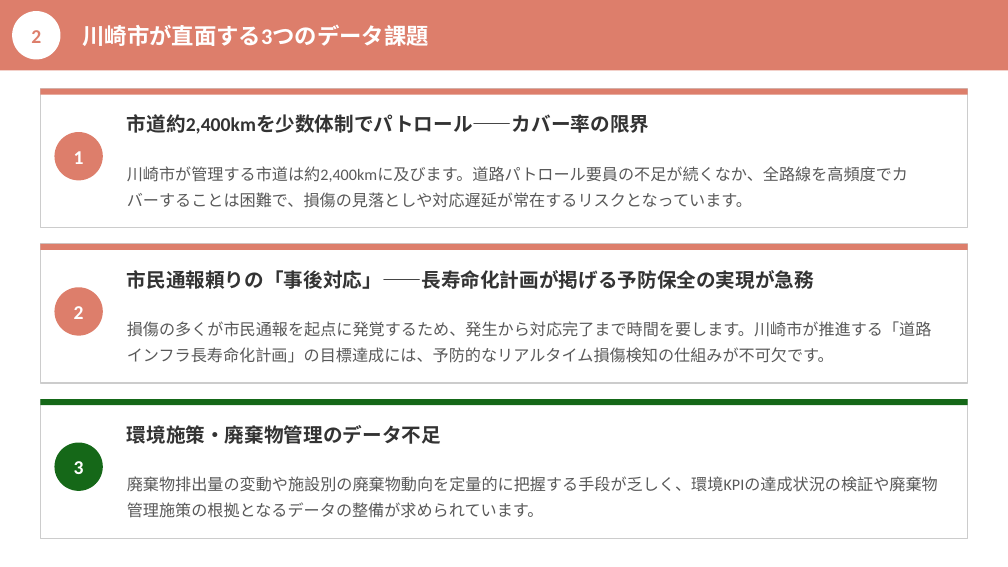
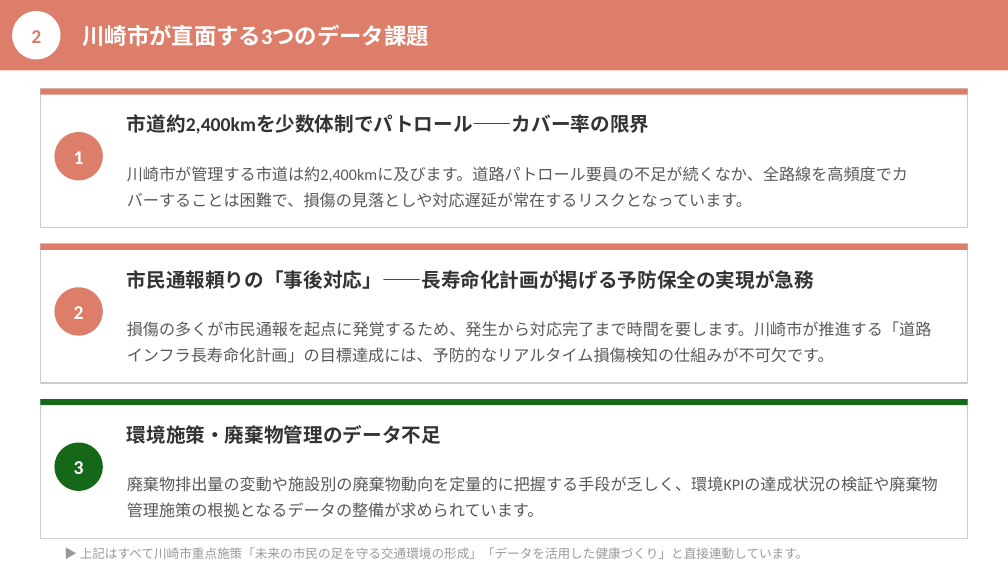
Before and after one commit to monomapblog-ui/sacure, a slide deck: slide 4 of 川崎市_統合提案資料_v2.pptx. Drawn at 1008x567 pixels with LibreOffice and Linux fonts; fonts in the diff are those of the drawing. Boxes give left, top, right and bottom in pixels: in the first picture for what was removed or moved away, otherwise in the second. Text is boxed around its words. In the diff, an @@ line names an element or a change of style, - is before the commit and + after.

```diff
--- a/川崎市_統合提案資料_v2.pptx
+++ b/川崎市_統合提案資料_v2.pptx
@@ text added at <box>80,547,809,559</box>, 9 pt, text #999999 @@
+▶ 上記はすべて川崎市重点施策「未来の市民の足を守る交通環境の形成」「データを活用した健康づくり」と直接連動しています。
```
Also in this commit, not shown: 2 other files.
